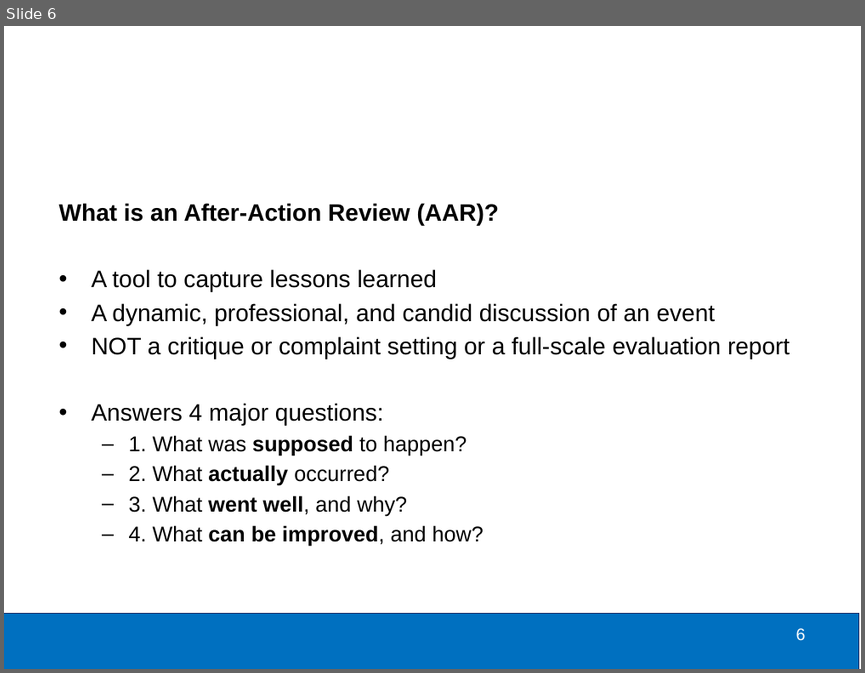
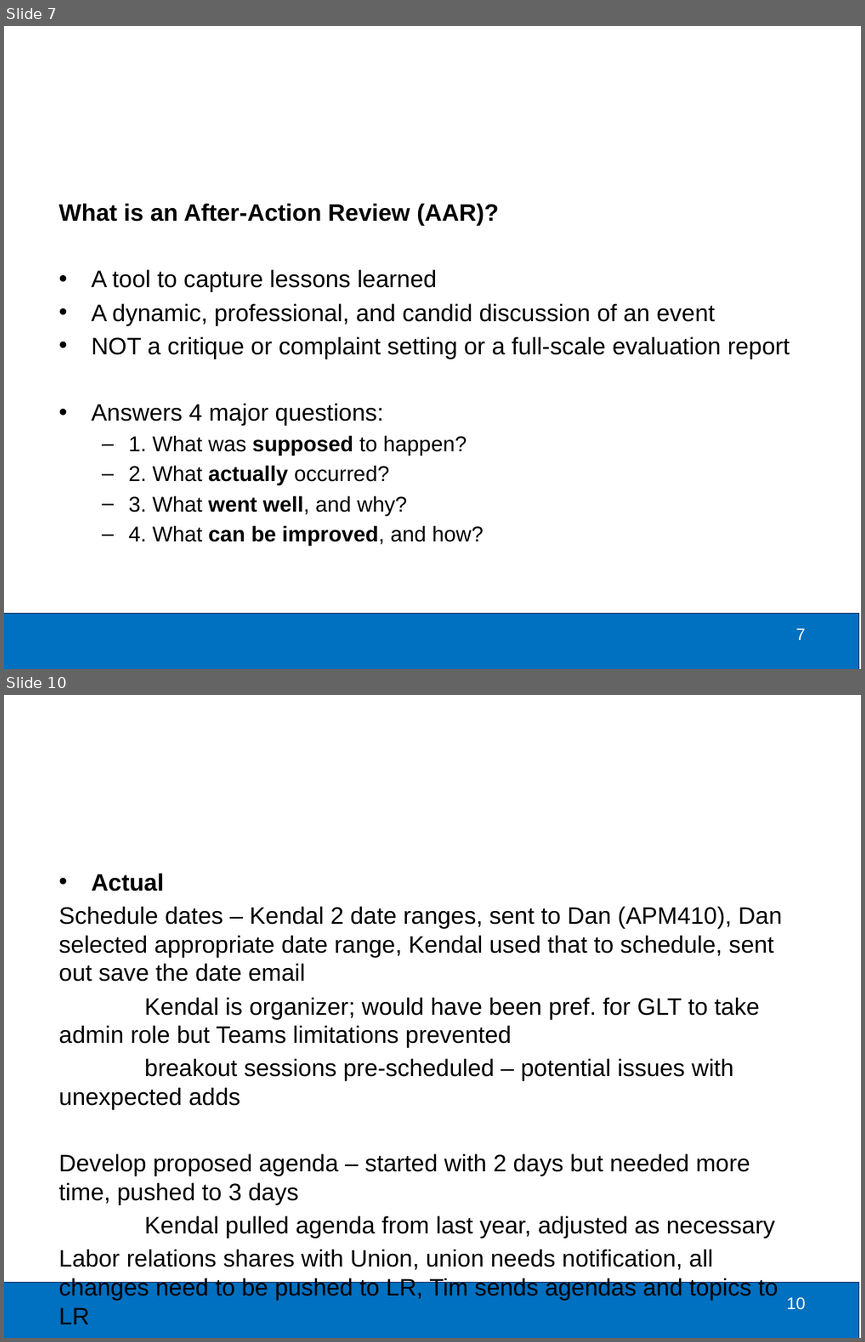
Before and after one commit to burch-cm/training, a slide deck: classes/AAR/2021 Annual Personal Property Education Workshop AAR.pptx. Shown one above the other, each under a label of ours: slide 6 before the commit, slides 7 and 10 after it; the slides between them are not shown. The pictures are 865x673 and 865x1342 pixels, drawn with LibreOffice and Linux fonts; fonts in the diff are those of the drawing; background and template pictures are left out. Boxes give left, top, right and bottom in pixels: in the first picture for what was removed or moved away, otherwise in the second. Text is boxed around its words. In the diff, an @@ line names an element or a change of style, - is before the commit and + after.

```diff
--- a/classes/AAR/2021 Annual Personal Property Education Workshop AAR.pptx
+++ b/classes/AAR/2021 Annual Personal Property Education Workshop AAR.pptx
@@ slide 10 added at [4, 695, 861, 1338], background #FFFFFF; not listed: 2 template elements that a slide beside it also shows @@
@@ text added at [59, 873, 782, 1324], 20 pt, text #000000 @@
+• Actual
+Schedule dates – Kendal 2 date ranges, sent to Dan (APM410), Dan selected appropriate date range, Kendal used that to schedule, sent out save the date email
+Kendal is organizer; would have been pref. for GLT to take admin role but Teams limitations prevented
+breakout sessions pre-scheduled – potential issues with unexpected adds
+Develop proposed agenda – started with 2 days but needed more time, pushed to 3 days
+Kendal pulled agenda from last year, adjusted as necessary
+Labor relations shares with Union, union needs notification, all changes need to be pushed to LR, Tim sends agendas and topics to LR
@@ what was slide 6 is now slide 7 @@
@@ page number at [796, 628, 806, 640]: text changed @@
-6
+7
```
Also in this commit, not shown: 8 slides changed, 6 other slides added.
